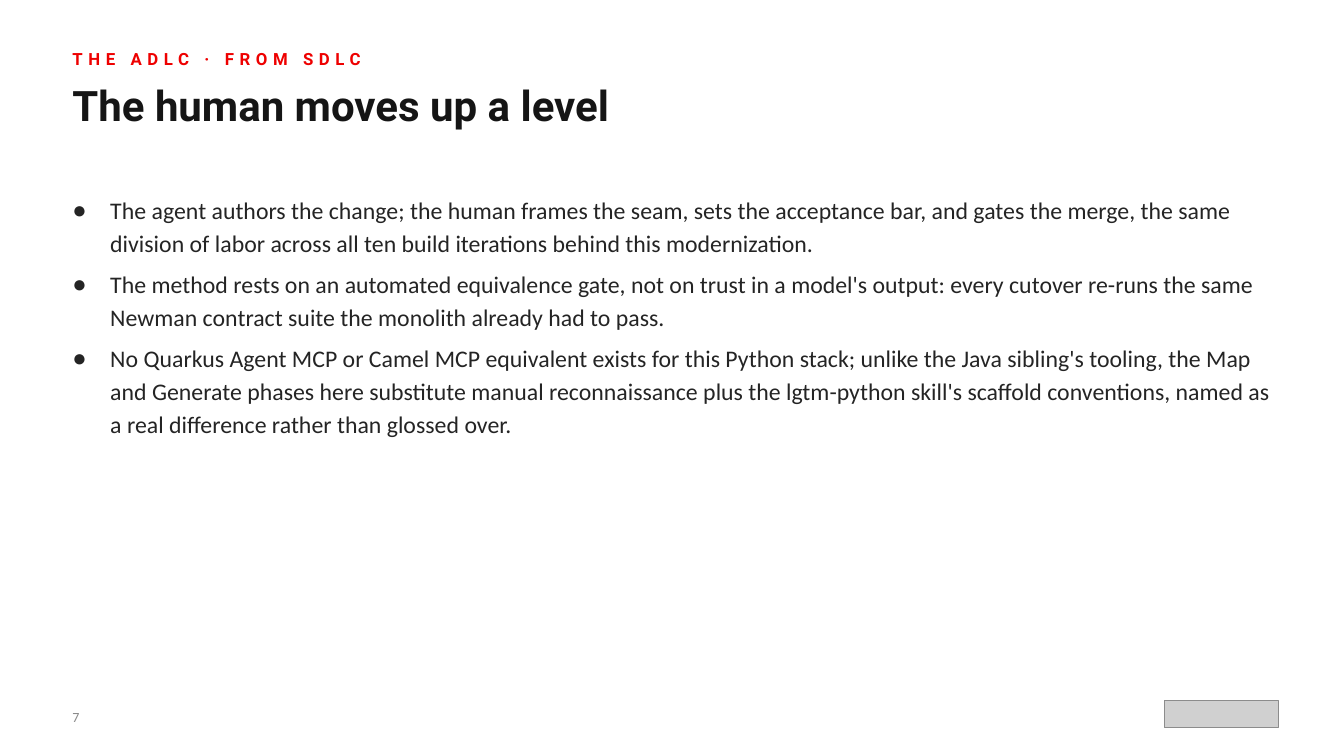
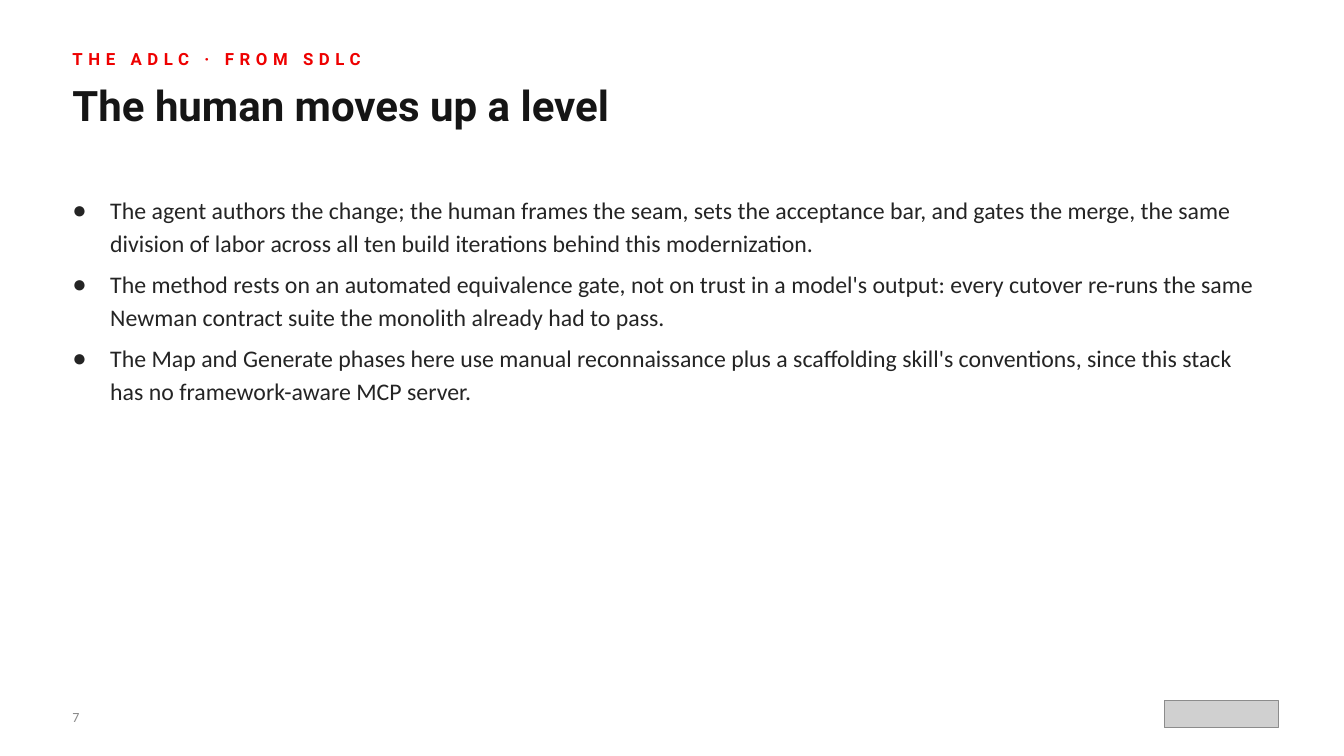
Before and after one commit to patterncatalyst/modernizing-enterprise-applications-python, a slide deck: slide 7 of presentation/lgtm-presentation/Modernizing-201.pptx. Drawn at 1344x756 pixels with LibreOffice and Linux fonts; fonts in the diff are those of the drawing; grey boxes stand for pictures. Boxes give left, top, right and bottom in pixels: in the first picture for what was removed or moved away, otherwise in the second. Text is boxed around its words. In the diff, an @@ line names an element or a change of style, - is before the commit and + after.

```diff
--- a/presentation/lgtm-presentation/Modernizing-201.pptx
+++ b/presentation/lgtm-presentation/Modernizing-201.pptx
@@ text at [110, 350, 1231, 400]: text changed @@
-● No Quarkus Agent MCP or Camel MCP equivalent exists for this Python stack; unlike the Java sibling's tooling, the Map and Generate phases here substitute manual reconnaissance plus the lgtm-python skill's scaffold conventions, named as a real difference rather than glossed over.
+● The Map and Generate phases here use manual reconnaissance plus a scaffolding skill's conventions, since this stack has no framework-aware MCP server.
```
Also in this commit, not shown: 43 other files.
